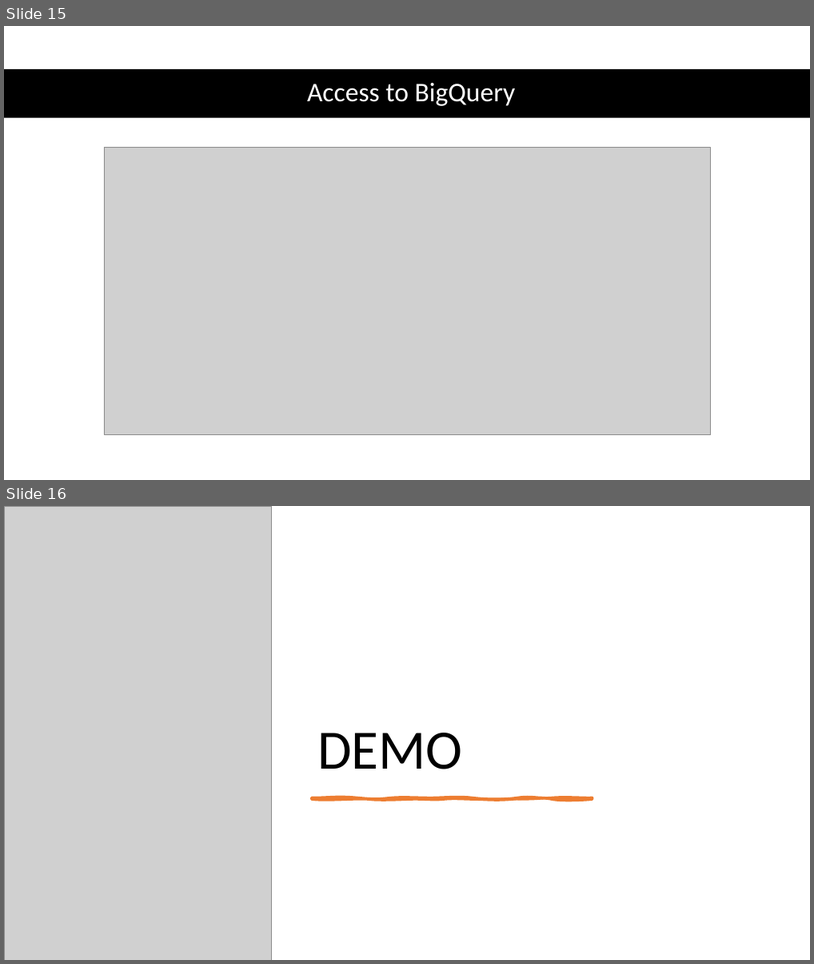
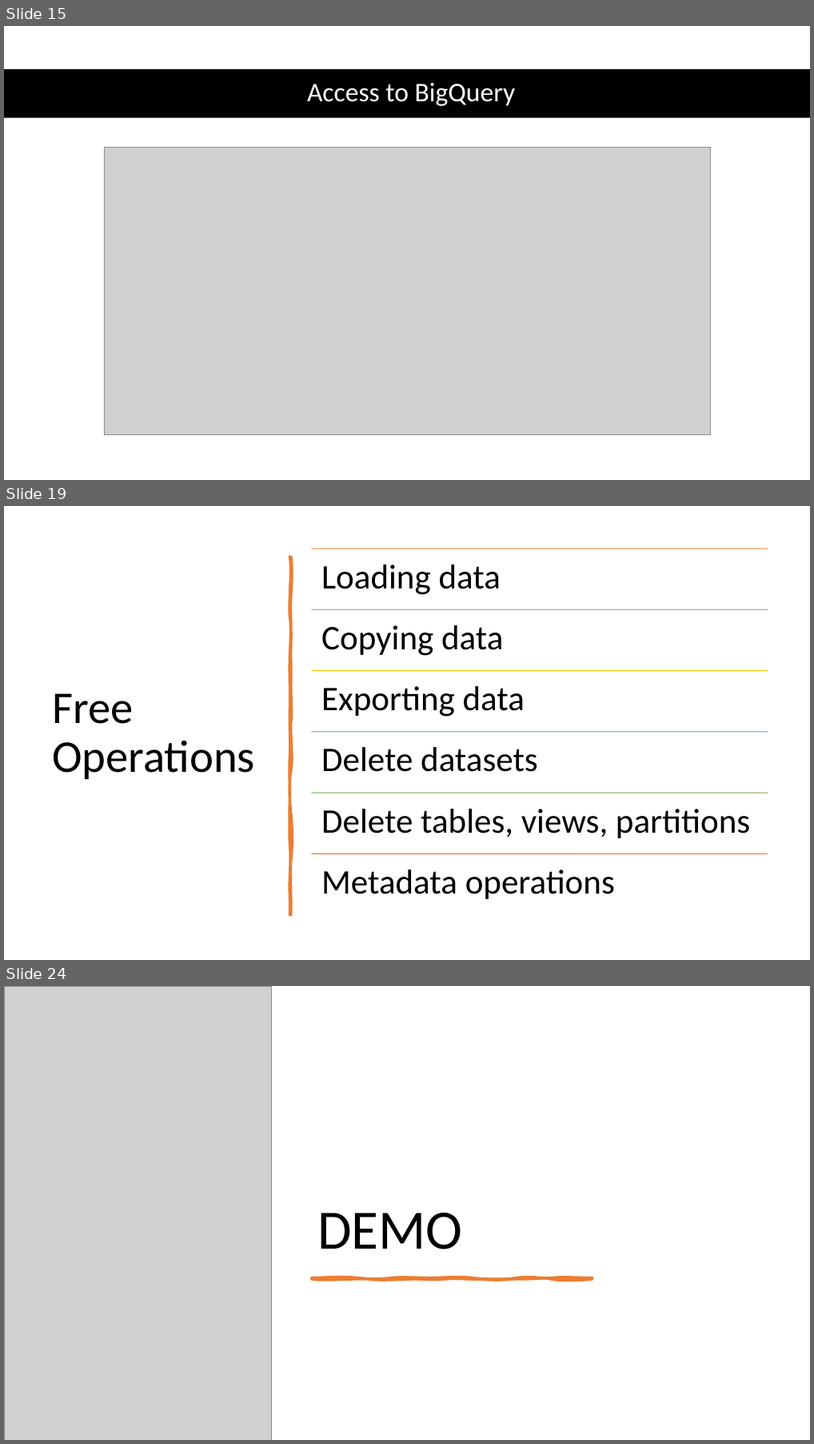
Before and after one commit to brucent2610/DataEngineerCoaching, a slide deck: Presentation/BigQuery.pptx. Shown one above the other, each under a label of ours: slides 15 and 16 before the commit, slides 15, 19 and 24 after it; the slides between them are not shown. The pictures are 814x964 and 814x1444 pixels, drawn with LibreOffice and Linux fonts; fonts in the diff are those of the drawing; grey boxes stand for pictures. Boxes give left, top, right and bottom in pixels: in the first picture for what was removed or moved away, otherwise in the second. Text is boxed around its words. In the diff, an @@ line names an element or a change of style, - is before the commit and + after.

```diff
--- a/Presentation/BigQuery.pptx
+++ b/Presentation/BigQuery.pptx
@@ slide 19 added at bbox=[4, 506, 810, 960], background #FFFFFF @@
@@ freeform shape added at bbox=[290, 557, 291, 915], fill #ED7D31, outline #ED7D31 3.25 pt @@
@@ title added at bbox=[52, 693, 255, 779], 54 pt, text #000000 @@
+Free Operations
@@ group added at bbox=[311, 548, 768, 899]: 6 lines, 6 texts @@
+Loading data
+Copying data
+Exporting data
+Delete datasets
+Delete tables, views, partitions
+Metadata operations
@@ what was slide 16 is now slide 24 @@
```
Also in this commit, not shown: 1 slide changed, 7 other slides added, 4 other files.
